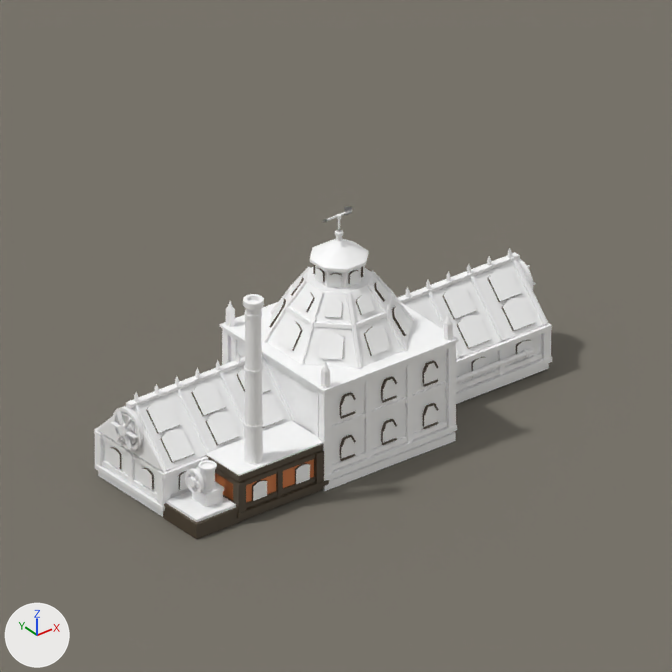
The Blender file src/DeepFrontier/Art/Source/Greenhouse-ReferenceStudy.blend as it was, and as the next commit left it.
Before and after are seen from the file's camera 'Camera'. Lighting does not change. The marker at lower left points along +X, +Y and +Z. The older version comes first.

Script lines for the objects in view, before the commit:
```python
ob_gablefanr = bpy.data.objects.new('GableFanR', me_gablefanr)
ob_gablefanr.location = (-9.14, -1.01, 1.45)
ob_greenhouse_architecture = bpy.data.objects.new('Greenhouse.Architecture', me_greenhouse_architecture)
ob_greenhouse_architecture.location = (0.0, 0.0, 0.0)
ob_plane = bpy.data.objects.new('Plane', me_plane)
ob_plane.location = (0.0, 0.0, -0.04)
ob_pumpflywheel = bpy.data.objects.new('PumpFlywheel', me_pumpflywheel)
ob_pumpflywheel.location = (-8.65, -2.5, 0.86)
```
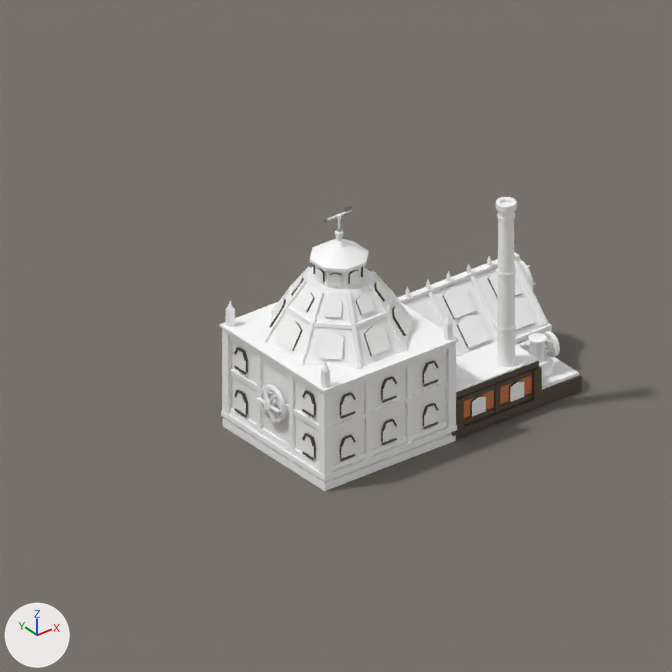
Where the change shows, as pixel boxes [x1, y1, x2, y2] in the pictures (672 x 672 px; the box of a moved part takes in the faces that stretch with it):
'Greenhouse.Architecture', reshaped (21% narrower, 8% shorter): before [94, 220, 552, 539]; after [220, 197, 582, 491]
'PumpFlywheel', moved: before [185, 468, 204, 494]; after [543, 331, 560, 357]
'GableFanR', moved: before [110, 411, 138, 449]; after [257, 388, 281, 422]
part 1 of me_greenhouse_architecture, moved or reshaped (mostly hidden before): before [231, 337, 237, 362]; after [257, 354, 263, 434]
part 2 of me_greenhouse_architecture, moved or reshaped: before [314, 390, 319, 438]; after [289, 374, 295, 454]
part 3 of me_greenhouse_architecture, moved or reshaped: before [126, 357, 245, 408]; after [230, 337, 319, 396]
part 4 of me_greenhouse_architecture, deleted: before [94, 294, 529, 539]
part 5 of me_greenhouse_architecture, built on: before [456, 348, 535, 383]; after [451, 197, 582, 438]
part 6 of me_greenhouse_architecture, cut back (mostly hidden before): before [104, 357, 294, 495]; after [230, 347, 319, 469]

Edits to the bpy script that builds the scene:
```text
Change me_greenhouse_architecture:
    used by ob_greenhouse_architecture; location = (0.0, 0.0, 0.0)
    remove me_greenhouse_architecture.from_pydata(...)  # 9341 vertices, 4012 faces; spans x -9.13..0.13, y -3.07..0.25, z -0.03..4.5
    add me_greenhouse_architecture.from_pydata(...)  # 7654 vertices, 3403 faces; spans x -6.13..0.13, y -3.07..0.25, z -0.03..4.5
    me_greenhouse_architecture part 1: the loose piece of 8 vertices spanning x -6.01..-5.95, y -0.31..-0.19, z 0.3..1.98 is moved by (0.0, -0.77, 0.0)
    me_greenhouse_architecture part 2: the loose piece of 8 vertices spanning x -6.01..-5.95, y -2.81..-2.69, z 0.3..1.98 is moved by (0.0, 0.77, 0.0)
    me_greenhouse_architecture part 3: the loose piece of 8 vertices spanning x -9.04..-5.82, y -1.09..-0.94, z 1.9..1.98 is scaled about its middle by (0.0124, 19.5, 1.43), then moved by (1.46, -0.48, -0.02), in mat_paintedmetal_ironteeth (its picture is missing)
    me_greenhouse_architecture part 4: 573 loose pieces with 2911 vertices, spanning x -9.13..-0.56, y -3.05..0.05, z -0.03..4.4, are deleted
    me_greenhouse_architecture part 5: 16 vertices removed from x -2.95..-0.4, y -2.11..-2.01, z 0.5..0.6; 676 vertices added at x -3.05..0.0, y -3.05..-1.95, z -0.03..4.4
    me_greenhouse_architecture part 6: 16 vertices removed from x -8.95..-5.85, y -2.03..-0.08, z 0.23..1.96; 544 vertices added at x -6.13..-5.95, y -2.87..-0.14, z 0.31..1.84
    other edits to the shape of me_greenhouse_architecture do not show in these pictures
Change ob_gablefanr:
    ob_gablefanr.location: (-9.14, -1.01, 1.45) -> (-6.14, -1.5, 1.15)
Change ob_pumpflywheel:
    ob_pumpflywheel.location: (-8.65, -2.5, 0.86) -> (-0.35, -2.5, 0.86)
```
